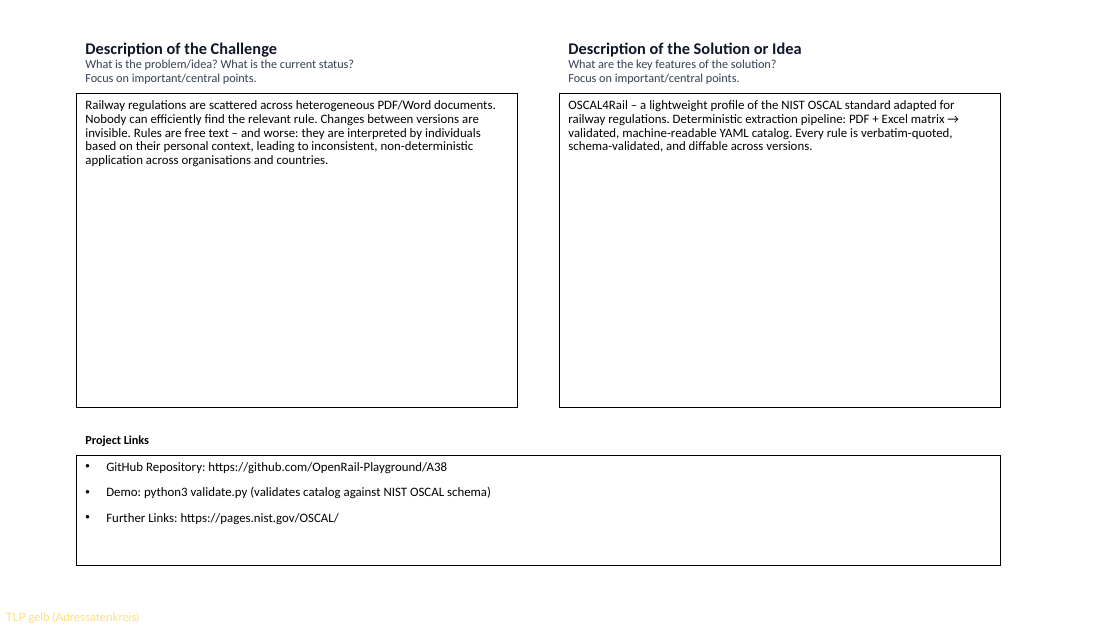
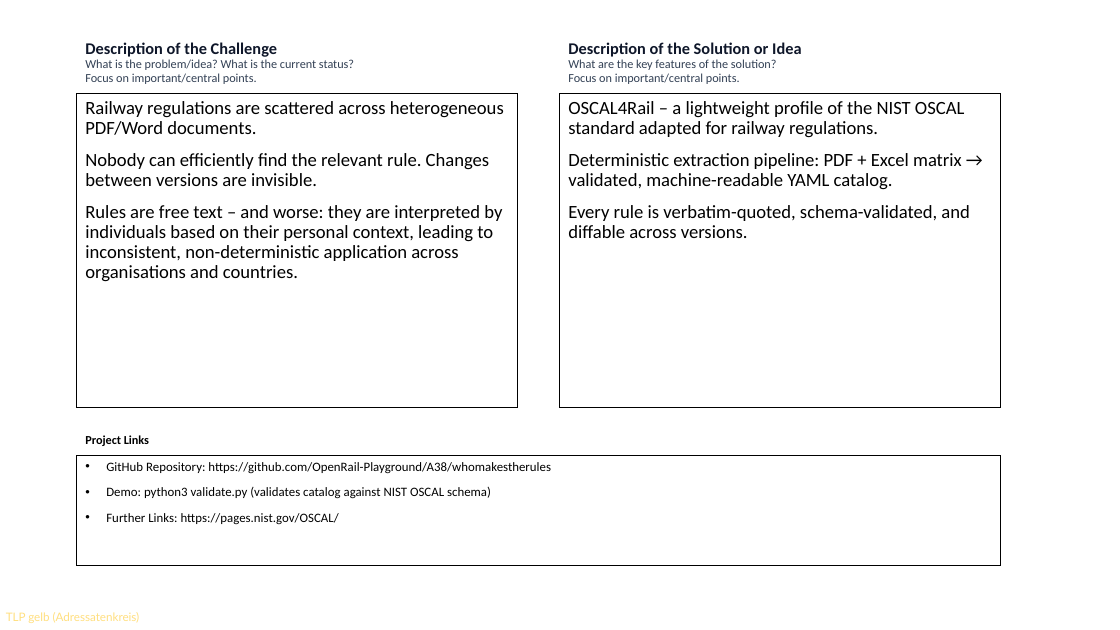
Before and after one commit to OpenRail-Playground/A38, a slide deck: slide 2 of whomakestherules/H4R2026_FactSheet_CH7_A38.pptx. Drawn at 1120x630 pixels with LibreOffice and Linux fonts; fonts in the diff are those of the drawing; background and template pictures are left out. Boxes give left, top, right and bottom in pixels: in the first picture for what was removed or moved away, otherwise in the second. Text is boxed around its words. In the diff, an @@ line names an element or a change of style, - is before the commit and + after.

```diff
--- a/whomakestherules/H4R2026_FactSheet_CH7_A38.pptx
+++ b/whomakestherules/H4R2026_FactSheet_CH7_A38.pptx
@@ text at [85,101,504,282]: text changed; size 11 to 16 pt @@
-Railway regulations are scattered across heterogeneous PDF/Word documents. Nobody can efficiently find the relevant rule. Changes between versions are invisible. Rules are free text – and worse: they are interpreted by individuals based on their personal context, leading to inconsistent, non-deterministic application across organisations and countries.
+Railway regulations are scattered across heterogeneous PDF/Word documents.
+Nobody can efficiently find the relevant rule. Changes between versions are invisible.
+Rules are free text – and worse: they are interpreted by individuals based on their personal context, leading to inconsistent, non-deterministic application across organisations and countries.
@@ text in rectangle at [568,101,969,238]: text changed; size 11 to 16 pt @@
-OSCAL4Rail – a lightweight profile of the NIST OSCAL standard adapted for railway regulations. Deterministic extraction pipeline: PDF + Excel matrix → validated, machine-readable YAML catalog. Every rule is verbatim-quoted, schema-validated, and diffable across versions.
+OSCAL4Rail – a lightweight profile of the NIST OSCAL standard adapted for railway regulations.
+Deterministic extraction pipeline: PDF + Excel matrix → validated, machine-readable YAML catalog.
+Every rule is verbatim-quoted, schema-validated, and diffable across versions.
@@ text in rectangle at [106,462,551,474]: text changed @@
-• GitHub Repository: https://github.com/OpenRail-Playground/A38
+• GitHub Repository: https://github.com/OpenRail-Playground/A38/whomakestherules
```
Also in this commit, not shown: 1 other slide changed, 1 other file.
